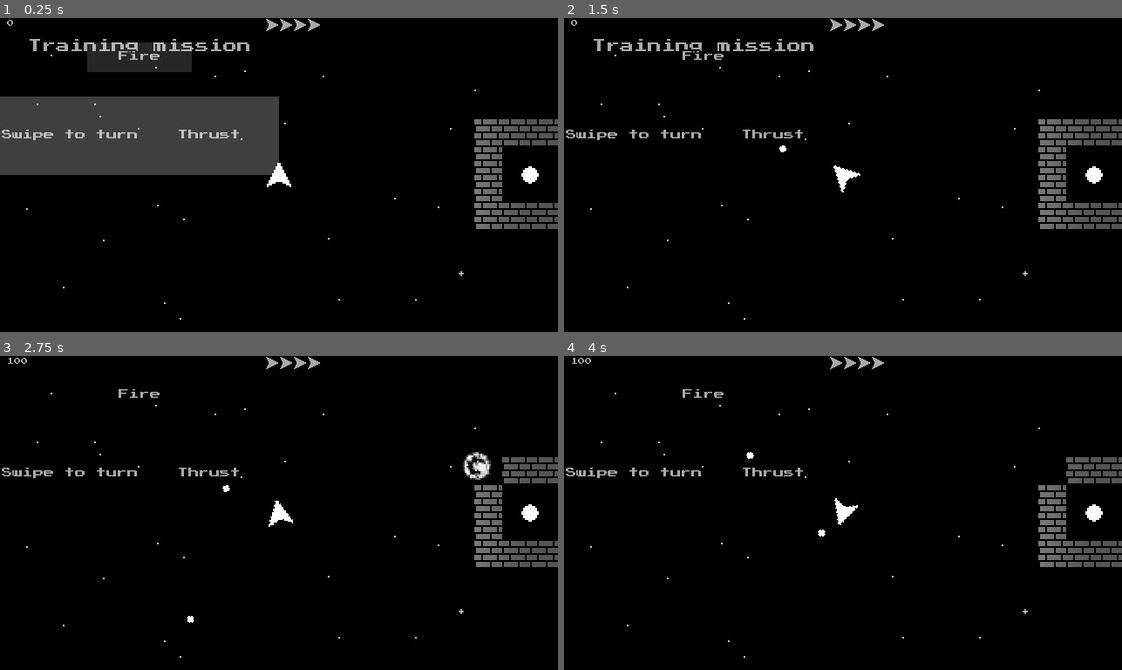
Above: before the commit, frames 1-4 (two rows, left to right).
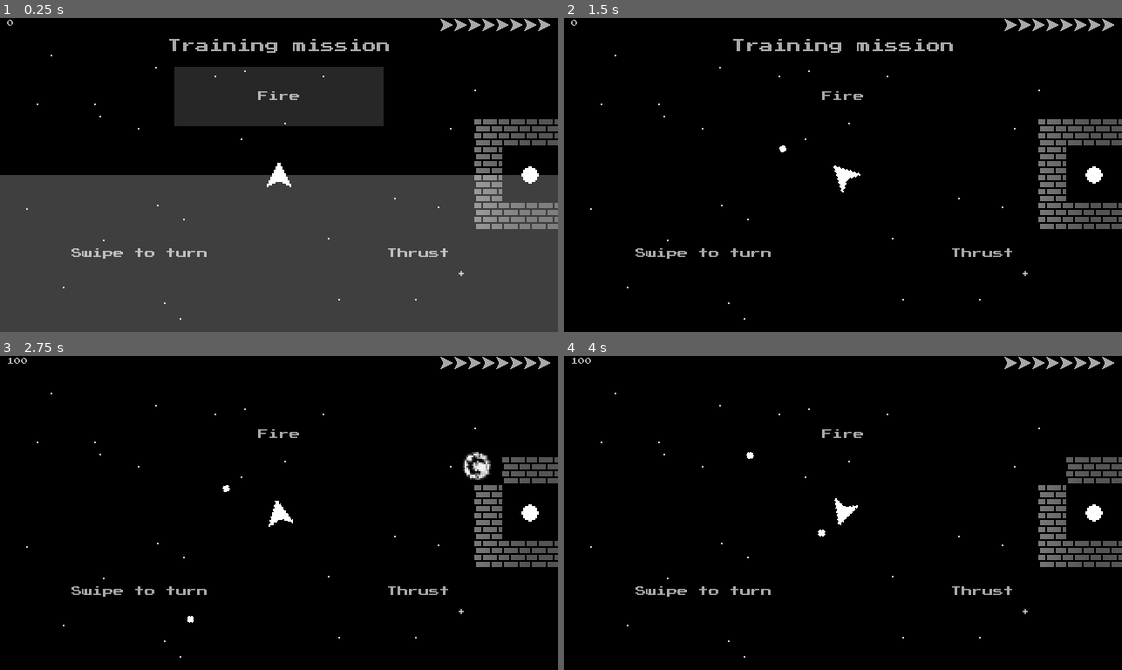
Above: after the commit, the same moments.

Repository: gerald1248/hollows-ng
Game: Godot game, scene res://scenes/main.tscn
Two runs of this game, one before a commit and one after it. Both use one fixed random seed, a clock stepped at 60 frames per second and the inputs below. This scene is started directly instead of the project's main scene.
Inputs (mouse positions are in pixels of both pictures, inside the frame that each line leads up to):
- Up to frame 1 (0.25 s): no input
- Up to frame 2 (1.5 s): move the mouse to (965, 159) at 0.52 s; hold Right (player_right) 0.53-1.25 s; hold Space (player_fire) 0.53-1.25 s; click (965, 159) at 0.67 s; drag from (731, 190) to (1055, 134) at 1.27 s
- Up to frame 3 (2.75 s): move the mouse to (334, 443) at 2.02 s; hold Right (player_right) from 2.03 s (still down); hold Space (player_fire) from 2.03 s (still down)
- Up to frame 4 (4 s): release Right (player_right) at 2.75 s; release Space (player_fire) at 2.75 s; drag from (815, 575) to (1110, 472) at 2.77 s; move the mouse to (1010, 560) at 3.52 s; hold Left (player_left) from 3.53 s (still down); hold Space (player_fire) from 3.53 s (still down)

The runs differ from the first frame. In frame 1, 68% of the frame differs, in the area x 0-100%, y 0-100%; in frame 2, 2.1%; in frame 3, 1.4%; in frame 4, 1.4%.

Commit message:
adjusted viewport dimensions

Diff:
--- a/scripts/global.gd
+++ b/scripts/global.gd
@@ -1,7 +1,7 @@
 extends Node
 
 const CONFIG_PATH = "user://hollows.data"
-const LIVES_MAX = 4
+const LIVES_MAX = 8
 const TILE_LENGTH = 16
 const DEBUG_SCREEN_RESOLUTION = false
 const CREDITS_FULL = """
@@ -45,7 +45,8 @@
 	safe_area = OS.get_window_safe_area()
 	safe_area_position = Vector2(safe_area.position.x/4, safe_area.position.y/4)
 	safe_area_size = Vector2(safe_area.size.x/4, safe_area.size.y/4)
-	viewport_size = Vector2(OS.window_size.x/4, OS.window_size.y/4)
+	viewport_size = get_viewport().get_visible_rect().size
+
 	hud_padding = safe_area_position.x
 
 	# iPad requires an exception for custom drawing
--- a/scripts/hud.gd
+++ b/scripts/hud.gd
@@ -15,10 +15,9 @@
 	for i in global.lives:
 		var n = get_node("/root/main/hud/vbox/topbar/righttemplate").duplicate()
 		n.name = "right" + str(idx)
-		n.get_node("playerbmp").offset.x = 56 + idx * 8
+		n.get_node("playerbmp").offset.x = idx * 8
 		get_node("/root/main/hud/vbox/topbar/").add_child(n)
 		get_node("/root/main/hud/vbox/topbar/").move_child(n, 3)
-
 		idx += 1
 	get_node("/root/main/hud/vbox/topbar/righttemplate").hide()
 	# training
Not shown, changed: export_presets.cfg
